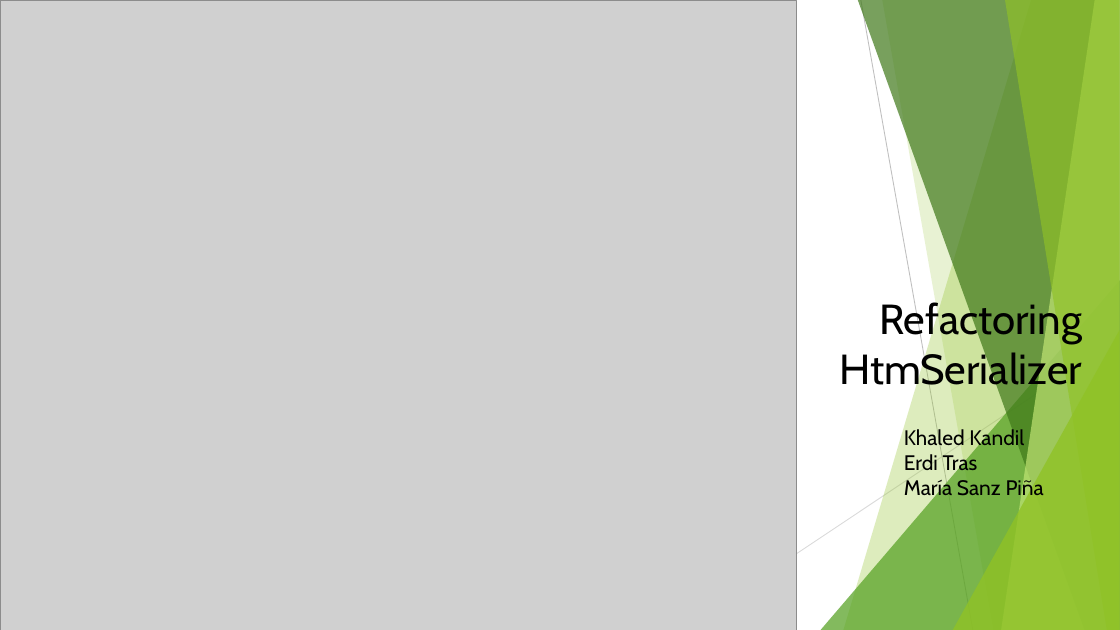
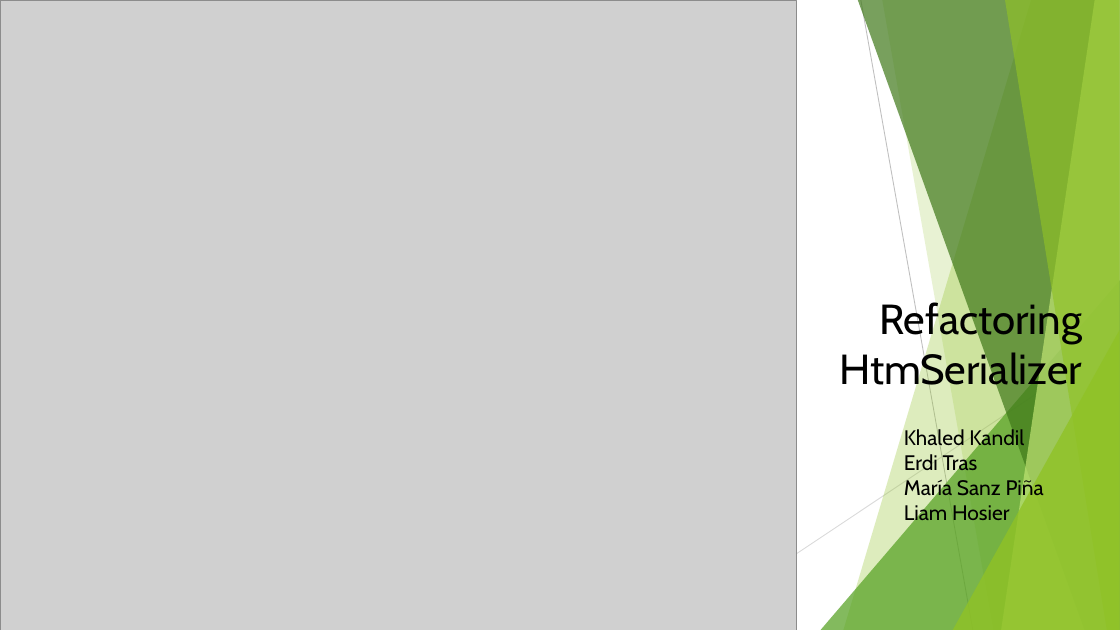
Before and after one commit to KandilKhaled/neocortexapi, a slide deck: slide 1 of Liam_resarch/Refactoring HTMSerializer_with_liam_part.pptx. Drawn at 1120x630 pixels with LibreOffice and Linux fonts; fonts in the diff are those of the drawing; grey boxes stand for pictures. Boxes give left, top, right and bottom in pixels: in the first picture for what was removed or moved away, otherwise in the second. Text is boxed around its words. In the diff, an @@ line names an element or a change of style, - is before the commit and + after.

Commit message:
Presentation with liam part final version1

```diff
--- a/Liam_resarch/Refactoring HTMSerializer_with_liam_part.pptx
+++ b/Liam_resarch/Refactoring HTMSerializer_with_liam_part.pptx
@@ text at box(904, 502, 1010, 526): paragraph added @@
+Liam Hosier
```
